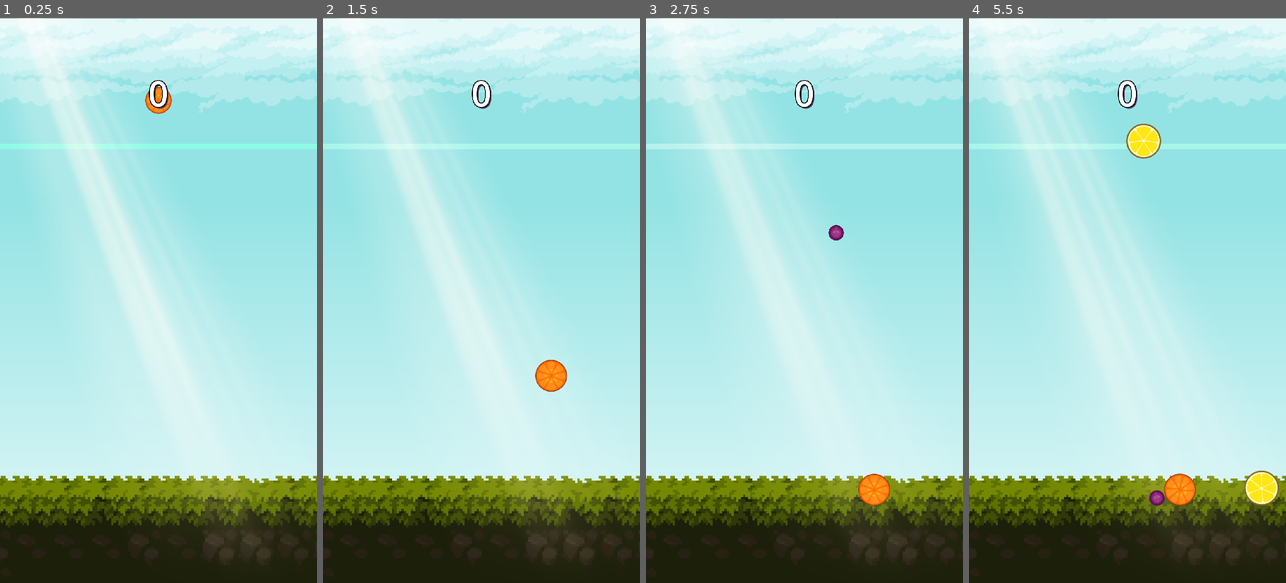
Above: before the commit, frames 1-4 (left to right).
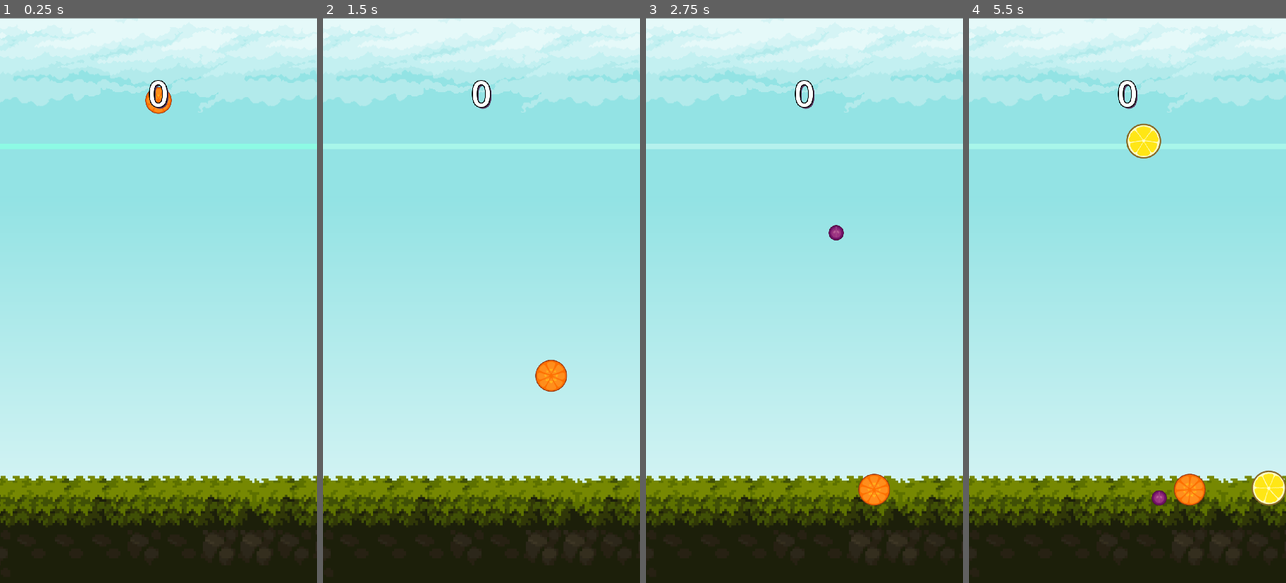
Above: after the commit, the same moments.

Repository: InfiniteXyy/godot-game-devlogs
Game: Godot game, scene res://main_scene.tscn
Two runs of this game, one before a commit and one after it. Both use one fixed random seed, a clock stepped at 60 frames per second and the inputs below.
Inputs (mouse positions are in pixels of both pictures, inside the frame that each line leads up to):
- Up to frame 1 (0.25 s): no input
- Up to frame 2 (1.5 s): move the mouse to (551, 272) at 0.52 s; click (551, 272) at 0.6 s; move the mouse to (418, 328) at 1.27 s; click (418, 328) at 1.35 s
- Up to frame 3 (2.75 s): tap Enter at 2 s; move the mouse to (836, 176) at 2.02 s; click (836, 176) at 2.1 s
- Up to frame 4 (5.5 s): move the mouse to (1111, 413) at 2.77 s; click (1111, 413) at 2.85 s; move the mouse to (1222, 385) at 3.52 s; click (1222, 385) at 3.6 s; move the mouse to (1032, 215) at 4.27 s; click (1032, 215) at 4.35 s; move the mouse to (1143, 300) at 5.02 s; click (1143, 300) at 5.1 s

The runs differ from the first frame. In frame 1, 13% of the frame differs, in the area x 0-78%, y 0-90%; in frame 2, 12%; in frame 3, 12%; in frame 4, 15%, in the area x 1-100%, y 0-88%.

Commit message:
remove light ray

Diff:
--- a/Water Melon/fruit.tscn
+++ b/Water Melon/fruit.tscn
@@ -7,8 +7,6 @@
 [ext_resource type="AudioStream" uid="uid://d0qs6r5oollq6" path="res://music/knock.mp3" id="5_qh7fa"]
 
 [sub_resource type="PhysicsMaterial" id="PhysicsMaterial_8es0m"]
-rough = true
-bounce = 0.1
 
 [sub_resource type="CircleShape2D" id="CircleShape2D_04rk4"]
 radius = 26.0
--- a/Water Melon/light.gdshader
+++ /dev/null
@@ -1,107 +0,0 @@
-/*
-Shader from Godot Shaders - the free shader library.
-godotshaders.com/shader/god-rays
-
-Feel free to use, improve and change this shader according to your needs
-and consider sharing the modified result on godotshaders.com.
-*/
-
-shader_type canvas_item;
-uniform sampler2D SCREEN_TEXTURE : hint_screen_texture, filter_linear_mipmap;
-uniform float angle = -0.3;
-uniform float position = -0.2;
-uniform float spread : hint_range(0.0, 1.0) = 0.5;
-uniform float cutoff : hint_range(-1.0, 1.0) = 0.1;
-uniform float falloff : hint_range(0.0, 1.0) = 0.2;
-uniform float edge_fade : hint_range(0.0, 1.0) = 0.15;
-
-uniform float speed = 1.0;
-uniform float ray1_density = 8.0;
-uniform float ray2_density = 30.0;
-uniform float ray2_intensity : hint_range(0.0, 1.0) = 0.3;
-
-uniform vec4 color = vec4(1.0, 0.9, 0.65, 0.8);
-
-uniform bool hdr = false;
-uniform float seed = 5.0;
-
-// Random and noise functions from Book of Shader's chapter on Noise.
-float random(vec2 _uv) {
-    return fract(sin(dot(_uv.xy,
-                         vec2(12.9898, 78.233))) *
-        43758.5453123);
-}
-
-float noise (in vec2 uv) {
-    vec2 i = floor(uv);
-    vec2 f = fract(uv);
-
-    // Four corners in 2D of a tile
-    float a = random(i);
-    float b = random(i + vec2(1.0, 0.0));
-    float c = random(i + vec2(0.0, 1.0));
-    float d = random(i + vec2(1.0, 1.0));
-
-
-    // Smooth Interpolation
-
-    // Cubic Hermine Curve. Same as SmoothStep()
-    vec2 u = f * f * (3.0-2.0 * f);
-
-    // Mix 4 coorners percentages
-    return mix(a, b, u.x) +
-            (c - a)* u.y * (1.0 - u.x) +
-            (d - b) * u.x * u.y;
-}
-
-mat2 rotate(float _angle){
-    return mat2(vec2(cos(_angle), -sin(_angle)),
-                vec2(sin(_angle), cos(_angle)));
-}
-
-vec4 screen(vec4 base, vec4 blend){
-	return 1.0 - (1.0 - base) * (1.0 - blend);
-}
-
-void fragment()
-{
-
-	// Rotate, skew and move the UVs
-	vec2 transformed_uv = ( rotate(angle) * (UV - position) )  / ( (UV.y + spread) - (UV.y * spread) );
-
-	// Animate the ray according the the new transformed UVs
-	vec2 ray1 = vec2(transformed_uv.x * ray1_density + sin(TIME * 0.1 * speed) * (ray1_density * 0.2) + seed, 1.0);
-	vec2 ray2 = vec2(transformed_uv.x * ray2_density + sin(TIME * 0.2 * speed) * (ray1_density * 0.2) + seed, 1.0);
-
-	// Cut off the ray's edges
-	float cut = step(cutoff, transformed_uv.x) * step(cutoff, 1.0 - transformed_uv.x);
-	ray1 *= cut;
-	ray2 *= cut;
-
-	// Apply the noise pattern (i.e. create the rays)
-	float rays;
-
-	if (hdr){
-		// This is not really HDR, but check this to not clamp the two merged rays making
-		// their values go over 1.0. Can make for some nice effect
-		rays = noise(ray1) + (noise(ray2) * ray2_intensity);
-	}
-	else{
-		 rays = clamp(noise(ray1) + (noise(ray2) * ray2_intensity), 0., 1.);
-	}
-
-	// Fade out edges
-	rays *= smoothstep(0.0, falloff, (1.0 - UV.y)); // Bottom
-	rays *= smoothstep(0.0 + cutoff, edge_fade + cutoff, transformed_uv.x); // Left
-	rays *= smoothstep(0.0 + cutoff, edge_fade + cutoff, 1.0 - transformed_uv.x); // Right
-
-	// Color to the rays
-	vec3 shine = vec3(rays) * color.rgb;
-
-	// Try different blending modes for a nicer effect. "Screen" is included in the code,
-	// but take a look at https://godotshaders.com/snippet/blending-modes/ for more.
-	// With "Screen" blend mode:
-	shine = screen(texture(SCREEN_TEXTURE, SCREEN_UV), vec4(color)).rgb;
-
-	COLOR = vec4(shine, rays * color.a);
-}
--- a/Water Melon/main_scene.tscn
+++ b/Water Melon/main_scene.tscn
@@ -1,9 +1,8 @@
-[gd_scene load_steps=22 format=3 uid="uid://bwxq5jw21a4ro"]
+[gd_scene load_steps=16 format=3 uid="uid://bwxq5jw21a4ro"]
 
 [ext_resource type="Script" path="res://player.gd" id="1_4x5po"]
 [ext_resource type="Texture2D" uid="uid://cnt7wxwl378pr" path="res://art/Legacy-Fantasy - High Forest 2.3/Background/Background.png" id="2_7w8iq"]
 [ext_resource type="Texture2D" uid="uid://csvjykank7674" path="res://art/Legacy-Fantasy - High Forest 2.3/Assets/Tiles.png" id="3_7ju8m"]
-[ext_resource type="Shader" path="res://light.gdshader" id="5_00aga"]
 
 [sub_resource type="RectangleShape2D" id="RectangleShape2D_onhbq"]
 size = Vector2(1668, 758.5)
@@ -533,62 +532,6 @@
 [sub_resource type="TileSet" id="TileSet_a5gdn"]
 sources/0 = SubResource("TileSetAtlasSource_v15qx")
 
-[sub_resource type="ShaderMaterial" id="ShaderMaterial_cjxst"]
-shader = ExtResource("5_00aga")
-shader_parameter/angle = -0.3
-shader_parameter/position = -0.2
-shader_parameter/spread = 0.426
-shader_parameter/cutoff = 0.136
-shader_parameter/falloff = 0.528
-shader_parameter/edge_fade = 0.433
-shader_parameter/speed = 1.0
-shader_parameter/ray1_density = 8.0
-shader_parameter/ray2_density = 30.0
-shader_parameter/ray2_intensity = 0.381
-shader_parameter/color = Quaternion(1, 0.9, 0.65, 0.8)
-shader_parameter/hdr = false
-shader_parameter/seed = 5.0
-
-[sub_resource type="CanvasTexture" id="CanvasTexture_ce3cq"]
-
-[sub_resource type="Animation" id="Animation_0mxq6"]
-length = 0.001
-tracks/0/type = "value"
-tracks/0/imported = false
-tracks/0/enabled = true
-tracks/0/path = NodePath(".:material:shader_parameter/ray2_intensity")
-tracks/0/interp = 1
-tracks/0/loop_wrap = true
-tracks/0/keys = {
-"times": PackedFloat32Array(0),
-"transitions": PackedFloat32Array(1),
-"update": 0,
-"values": [0.381]
-}
-
-[sub_resource type="Animation" id="Animation_lyvu3"]
-resource_name = "lighting"
-length = 6.0
-loop_mode = 1
-tracks/0/type = "value"
-tracks/0/imported = false
-tracks/0/enabled = true
-tracks/0/path = NodePath(".:material:shader_parameter/ray2_intensity")
-tracks/0/interp = 1
-tracks/0/loop_wrap = true
-tracks/0/keys = {
-"times": PackedFloat32Array(0, 1.9, 4),
-"transitions": PackedFloat32Array(1, 1, 1),
-"update": 0,
-"values": [0.381, 0.277, 0.167]
-}
-
-[sub_resource type="AnimationLibrary" id="AnimationLibrary_2kt11"]
-_data = {
-"RESET": SubResource("Animation_0mxq6"),
-"lighting": SubResource("Animation_lyvu3")
-}
-
 [node name="Node2D" type="Node2D"]
 script = ExtResource("1_4x5po")
 start_pos_y = 280.0
@@ -675,16 +618,4 @@
 
 [node name="Timer" type="Timer" parent="."]
 
-[node name="Light" type="Sprite2D" parent="."]
-material = SubResource("ShaderMaterial_cjxst")
-position = Vector2(653.75, 997.25)
-scale = Vector2(1308.5, 1995.5)
-texture = SubResource("CanvasTexture_ce3cq")
-
-[node name="AnimationPlayer" type="AnimationPlayer" parent="Light"]
-autoplay = "lighting"
-libraries = {
-"": SubResource("AnimationLibrary_2kt11")
-}
-
 [connection signal="timeout" from="Timer" to="." method="_on_timer_timeout"]
